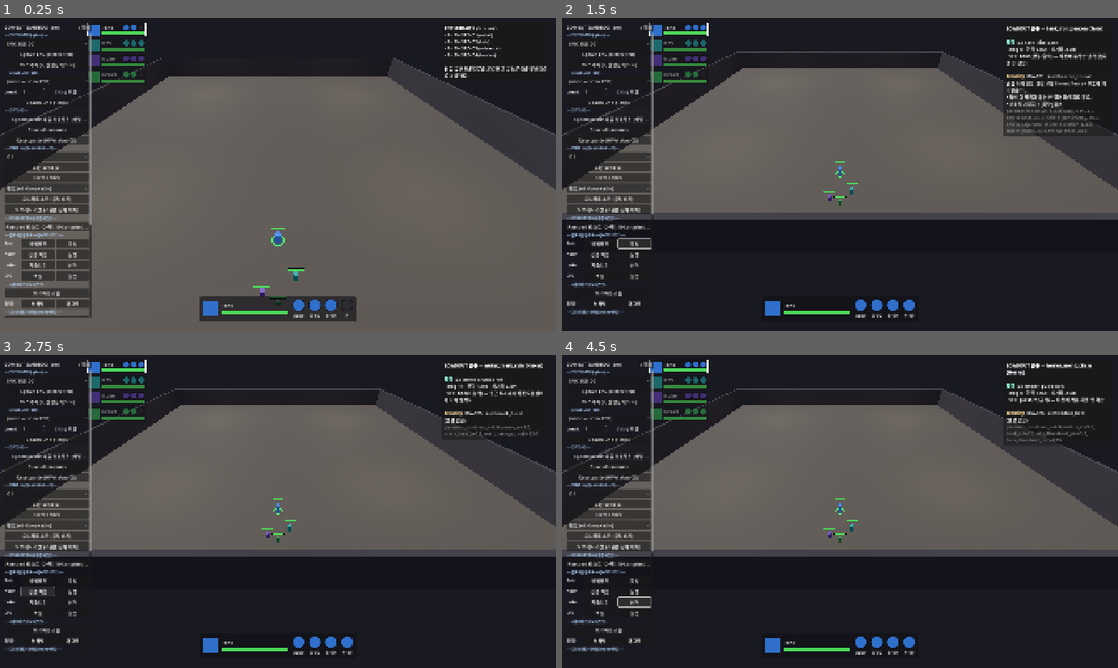
Above: before the commit, frames 1-4 (two rows, left to right).
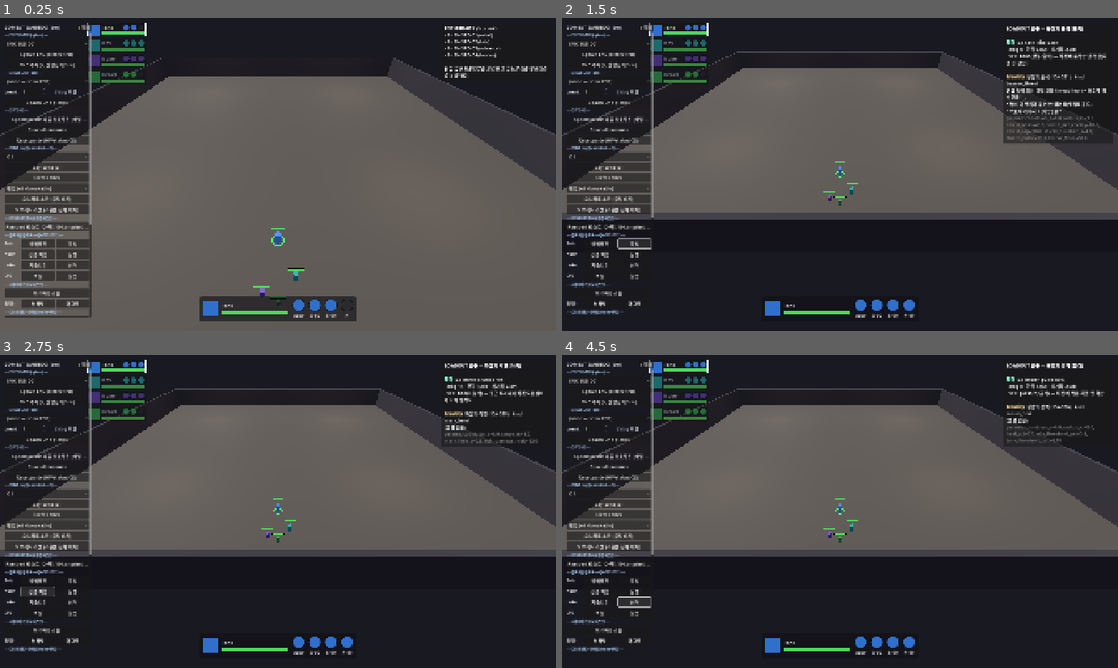
Above: after the commit, the same moments.

Repository: haepari1019/project_tdc_game
Game: Godot game, scene res://scenes/dev/combat_sandbox.tscn
Same seed, same stepped clock (60 frames per second), same inputs: the game is played once before the commit and once after it. This scene is started directly instead of the project's main scene.
Inputs:
- Up to frame 1 (0.25 s): no input
- Up to frame 2 (1.5 s): click "방벽충전" at 0.5 s; click "표식" at 1.25 s
- Up to frame 3 (2.75 s): click "집중·처형" at 2 s
- Up to frame 4 (4.5 s): click "잠행" at 2.75 s; click "지속치유" at 3.5 s; click "성역" at 4.25 s

The runs differ from the first frame. In frame 2, 1.5% of the frame differs, in the area x 15-98%, y 2-64%; in frame 3, 0.6%; in frame 4, 1.1%.

Commit message:
fix(march)+i18n: 진격 캡스톤 순서 교정 · 정체성/기어 표시명 한글 통일 (DRIFT-141/142)
① 「진격」 캡스톤 — 넉백 → 그 자리에서 속박 (DRIFT-141 후속)
   사용자: "밀림 2타에 속박발현까진 좋은데 그때도 밀림효과는 유지하자,
   즉 밀린 후 밀린 자리에서 속박."
   속박을 먼저 걸면 "붙잡혔으니 안 밀린다"로 읽혀 진격이라는 축이 죽는다.
   적 넉백은 kb_vel 채널이라 Rooted와 독립이므로 순서만 맞추면 둘 다 성립.
   같은 교훈이 enemy_ai(AB-102 뭉치기+속박)에 이미 주석으로 있었다.
   「밀림」은 캡스톤에서 소모 — 유지하면 밀 때마다 재속박 = 영구 CC.

② 표시명 한글 통일 (DRIFT-142)
   정체성 한글명은 display_names.json에 이미 있었고, 그 레이어를 안 쓰던
   화면들이 문제였다.
   - gear.json display_name 27종 한글화 (Ward 접두 생략 · Magitech는 「마총」
     유지 · armory 세트는 (B)/(C) 등급 표기 유지)
   - 샌드박스 4지점(GEAR/Identity 드롭다운 · LOADOUT 검증 · 결속 픽스처
     상태줄)을 get_identity_display/get_role_label로 교체
   - ID·슬러그는 원문 유지(grep 대상·세이브 키). 검증 패널은 한글명(ID) 병기,
     print() 디버그 로그는 콘솔이라 그대로.

전파: ①은 DRIFT-141에 흡수(PENDING-PROP 유지) · ②는 표시 레이어라 전파 없음.
ci_smoke.sh 11/11 PASS.

Co-Authored-By: Claude Opus 5 (1M context) <noreply@anthropic.com>

Diff:
--- a/data/slice01/gear.json
+++ b/data/slice01/gear.json
@@ -1,5 +1,5 @@
 {
-  "_note": "Identity Gear masters (아키타입). SSOT: spec GEAR-CO …(340 unchanged characters)… sk. ref: docs/design/gear_roll_table.md.",
+  "_note": "Identity Gear masters (아키타입). SSOT: spec GEAR-CO …(340 unchanged characters)… sk. ref: docs/design/gear_roll_table.md. **표시명은 한글**(2026-08-13) — 서브 스킬(skillbooks.json)·정체성(display_names.json)과 통일. base_gear_id 등 ID는 원문 유지(grep 대상).",
   "gear": [
     {
       "base_gear_id": "gear_ward_tank_anchor_bulwark",
@@ -10,7 +10,7 @@
       "bundled_identity_skill_id": "tank_anchor_guard",
       "basic_attack_profile_id": "ba_tank_shield_tap",
       "range_band": "Melee",
-      "display_name": "Ward Anchor Bulwark",
+      "display_name": "닻벽 대방패",
       "unlock_state": "Owned",
       "starter": true
     },
@@ -23,7 +23,7 @@
       "bundled_identity_skill_id": "dps_press_line",
       "basic_attack_profile_id": "ba_dps_arc_bolt",
       "range_band": "Mid",
-      "display_name": "Ward Press Rod",
+      "display_name": "압도의 지팡이",
       "unlock_state": "Owned",
       "starter": true
     },
@@ -36,7 +36,7 @@
       "bundled_identity_skill_id": "nuker_mark_ruin",
       "basic_attack_profile_id": "ba_nuker_shard_shot",
       "range_band": "Mid",
-      "display_name": "Ward Ruin Sight",
+      "display_name": "파멸 조준경",
       "unlock_state": "Owned",
       "starter": true
     },
@@ -49,7 +49,7 @@
       "bundled_identity_skill_id": "healer_mend_circle",
       "basic_attack_profile_id": "ba_healer_pulse_bolt",
       "range_band": "Long",
-      "display_name": "Ward Mend Lantern",
+      "display_name": "치유의 등불",
       "unlock_state": "Owned",
       "starter": true
     },
@@ -62,7 +62,7 @@
       "bundled_identity_skill_id": "tank_iron_beacon",
       "basic_attack_profile_id": "ba_tank_kite_bash",
       "range_band": "Melee",
-      "display_name": "Ward Kite Shield",
+      "display_name": "연꼬리 방패",
       "unlock_state": "Owned",
       "starter": false,
       "basic_damage": 6,
@@ -78,7 +78,7 @@
       "bundled_identity_skill_id": "tank_iron_beacon",
       "basic_attack_profile_id": "ba_tank_hook_tug",
       "range_band": "Melee",
-      "display_name": "Ward Beacon Hook",
+      "display_name": "봉화 갈고리",
       "unlock_state": "Owned",
       "starter": false,
       "basic_damage": 7,
@@ -94,7 +94,7 @@
       "bundled_identity_skill_id": "tank_bulwark_march",
       "basic_attack_profile_id": "ba_tank_march_stomp",
       "range_band": "Melee",
-      "display_name": "Ward March Plate",
+      "display_name": "진군 판갑",
       "unlock_state": "Owned",
       "starter": false,
       "basic_damage": 6,
@@ -110,7 +110,7 @@
       "bundled_identity_skill_id": "tank_anchor_guard",
       "basic_attack_profile_id": "ba_tank_line_jab",
       "range_band": "Melee",
-      "display_name": "Ward Rampart Wall",
+      "display_name": "성벽 방패",
       "unlock_state": "Owned",
       "starter": false,
       "basic_damage": 8,
@@ -126,7 +126,7 @@
       "bundled_identity_skill_id": "tank_sentinel_form",
       "basic_attack_profile_id": "ba_tank_aegis_ram",
       "range_band": "Melee",
-      "display_name": "Ward Sentinel Aegis",
+      "display_name": "파수의 이지스",
       "unlock_state": "Owned",
       "starter": false,
       "basic_damage": 6,
@@ -142,7 +142,7 @@
       "bundled_identity_skill_id": "dps_arc_weave",
       "basic_attack_profile_id": "ba_dps_weave_lance",
       "range_band": "Long",
-      "display_name": "Ward Weave Staff",
+      "display_name": "직조 장창",
       "unlock_state": "Owned",
       "starter": false,
       "basic_damage": 12,
@@ -158,7 +158,7 @@
       "bundled_identity_skill_id": "dps_arc_weave",
       "basic_attack_profile_id": "ba_dps_needle_prick",
       "range_band": "Long",
-      "display_name": "Ward Rift Needle",
+      "display_name": "균열 침",
       "unlock_state": "Owned",
       "starter": false,
       "basic_damage": 9,
@@ -174,7 +174,7 @@
       "bundled_identity_skill_id": "dps_press_line",
       "basic_attack_profile_id": "ba_dps_ember_snap",
       "range_band": "Mid",
-      "display_name": "Ward Ember Wand",
+      "display_name": "잔불 마술봉",
       "unlock_state": "Owned",
       "starter": false,
       "basic_damage": 14,
@@ -190,7 +190,7 @@
       "bundled_identity_skill_id": "dps_press_line",
       "basic_attack_profile_id": "ba_dps_brand_sweep",
       "range_band": "Mid",
-      "display_name": "Ward Brand Foci",
+      "display_name": "낙인 초점석",
       "unlock_state": "Owned",
       "starter": false,
       "basic_damage": 13,
@@ -206,7 +206,7 @@
       "bundled_identity_skill_id": "dps_arc_weave",
       "basic_attack_profile_id": "ba_dps_ripple_pulse",
       "range_band": "Mid",
-      "display_name": "Ward Tide Censer",
+      "display_name": "조수 향로",
       "unlock_state": "Owned",
       "starter": false,
       "basic_damage": 10,
@@ -222,7 +222,7 @@
       "bundled_identity_skill_id": "nuker_mark_ruin",
       "basic_attack_profile_id": "ba_nuker_scout_pop",
       "range_band": "Long",
-      "display_name": "Ward Scout Frame",
+      "display_name": "정찰 조준대",
       "unlock_state": "Owned",
       "starter": false,
       "basic_damage": 7,
@@ -238,7 +238,7 @@
       "bundled_identity_skill_id": "nuker_flank_collapse",
       "basic_attack_profile_id": "ba_nuker_bayonet_jab",
       "range_band": "Melee",
-      "display_name": "Ward Flank Knife",
+      "display_name": "측면 단검",
       "unlock_state": "Owned",
       "starter": false,
       "basic_damage": 16,
@@ -254,7 +254,7 @@
       "bundled_identity_skill_id": "nuker_mark_ruin",
       "basic_attack_profile_id": "ba_nuker_hex_chip",
       "range_band": "Mid",
-      "display_name": "Ward Hex Scope",
+      "display_name": "주술 조준경",
       "unlock_state": "Owned",
       "starter": false,
       "basic_damage": 11,
@@ -270,7 +270,7 @@
       "bundled_identity_skill_id": "nuker_mark_ruin",
       "basic_attack_profile_id": "ba_mag_coil_snap",
       "range_band": "Long",
-      "display_name": "Magitech Coil Rifle",
+      "display_name": "마총 코일 라이플",
       "unlock_state": "Owned",
       "starter": false,
       "basic_damage": 13,
@@ -286,7 +286,7 @@
       "bundled_identity_skill_id": "nuker_mark_ruin",
       "basic_attack_profile_id": "ba_mag_volt_needle",
       "range_band": "Mid",
-      "display_name": "Magitech Volt Lance",
+      "display_name": "마총 전압 창",
       "unlock_state": "Owned",
       "starter": false,
       "basic_damage": 12,
@@ -302,7 +302,7 @@
       "bundled_identity_skill_id": "healer_ward_pulse",
       "basic_attack_profile_id": "gaux_healer_ward_echo",
       "range_band": "Mid",
-      "display_name": "Ward Sigil",
+      "display_name": "수호 인장",
       "unlock_state": "Owned",
       "starter": false,
       "basic_damage": 5,
@@ -318,7 +318,7 @@
       "bundled_identity_skill_id": "healer_mend_circle",
       "basic_attack_profile_id": "gaux_healer_beacon_glimmer",
       "range_band": "Long",
-      "display_name": "Ward Beacon Lantern",
+      "display_name": "봉화 등불",
       "unlock_state": "Owned",
       "starter": false,
       "basic_damage": 5,
@@ -334,7 +334,7 @@
       "bundled_identity_skill_id": "tank_iron_beacon",
       "basic_attack_profile_id": "ba_tank_kite_bash",
       "range_band": "Melee",
-      "display_name": "Iron Bulwark Set (B)",
+      "display_name": "강철 보루 세트 (B)",
       "unlock_state": "Purchasable",
       "starter": false,
       "basic_damage": 9,
@@ -350,7 +350,7 @@
       "bundled_identity_skill_id": "dps_arc_weave",
       "basic_attack_profile_id": "ba_dps_weave_lance",
       "range_band": "Long",
-      "display_name": "Weave Set (B)",
+      "display_name": "직조 세트 (B)",
       "unlock_state": "Purchasable",
       "starter": false,
       "basic_damage": 18,
@@ -366,7 +366,7 @@
       "bundled_identity_skill_id": "healer_ward_pulse",
       "basic_attack_profile_id": "gaux_healer_ward_echo",
       "range_band": "Mid",
-      "display_name": "Ward Set (B)",
+      "display_name": "수호 세트 (B)",
       "unlock_state": "Purchasable",
       "starter": false,
       "basic_damage": 7,
@@ -382,7 +382,7 @@
       "bundled_identity_skill_id": "tank_bulwark_march",
       "basic_attack_profile_id": "ba_tank_march_stomp",
       "range_band": "Melee",
-      "display_name": "March Set (C)",
+      "display_name": "진군 세트 (C)",
       "unlock_state": "Purchasable",
       "starter": false,
       "basic_damage": 10,
@@ -398,7 +398,7 @@
       "bundled_identity_skill_id": "dps_press_line",
       "basic_attack_profile_id": "ba_dps_brand_sweep",
       "range_band": "Mid",
-      "display_name": "Guardbreak Set (C)",
+      "display_name": "파방 세트 (C)",
       "unlock_state": "Purchasable",
       "starter": false,
       "basic_damage": 20,
@@ -414,7 +414,7 @@
       "bundled_identity_skill_id": "healer_mend_circle",
       "basic_attack_profile_id": "gaux_healer_beacon_glimmer",
       "range_band": "Long",
-      "display_name": "Beacon Set (C)",
+      "display_name": "봉화 세트 (C)",
       "unlock_state": "Purchasable",
       "starter": false,
       "basic_damage": 8,
--- a/scripts/combat/abilities/ability_dispatch.gd
+++ b/scripts/combat/abilities/ability_dispatch.gd
@@ -362,8 +362,15 @@
 		dir.y = 0.0
 		if dir.length() < 0.05:
 			dir = Vector3.FORWARD
-		if e.has_method("is_shoved") and e.is_shoved():
-			# 캡스톤 — 이미 무너진 자세에 한 번 더. 넘어뜨려 붙잡고 「밀림」은 소모한다.
+		# **밀어내기가 먼저**다. 2타째(캡스톤)에도 밀림은 그대로 일어나고, **밀려난 그 자리에서** 속박이
+		# 걸린다(사용자, 2026-08-13) — 속박부터 걸면 "붙잡혔으니 안 밀린다"로 읽혀 진격이라는 축이 죽는다.
+		# 넉백은 kb_vel 채널이라 Rooted(이동 배수 0)와 독립적으로 굴러간다 → 순서만 맞추면 둘 다 성립.
+		var capstone: bool = e.has_method("is_shoved") and e.is_shoved()
+		if e.has_method("apply_knockback"):
+			e.apply_knockback(dir.normalized(), float(mc["shove_m"]))
+		if capstone:
+			# 캡스톤 — 이미 무너진 자세에 한 번 더. 밀어낸 뒤 그 자리에 붙잡고 「밀림」은 소모한다
+			# (소모 안 하면 밀 때마다 재속박 = 영구 CC).
 			if e.has_method("apply_outcome"):
 				e.apply_outcome("Rooted", float(mc["root_s"]))
 			if e.has_method("clear_shove"):
@@ -372,8 +379,6 @@
 				e.popup_status("넘어짐", Color(1.0, 0.8, 0.35))
 		elif e.has_method("apply_shove"):
 			e.apply_shove(float(mc["window_s"]))
-		if e.has_method("apply_knockback"):
-			e.apply_knockback(dir.normalized(), float(mc["shove_m"]))
 
 
 ## Sentinel Form 「응보」 — 태세 중 받아 낸 피해가 `_retribution`에 쌓여 있다. 링크 서브를 쓰면 그 누적을
--- a/scripts/dev/combat_sandbox.gd
+++ b/scripts/dev/combat_sandbox.gd
@@ -470,7 +470,8 @@
 	_gear_dd.set_item_metadata(0, "")
 	for row in Slice01Data.get_gear_rows():
 		var cls := String((row.get("equip_classes", ["?"]) as Array)[0])
-		_gear_dd.add_item("%s [%s] → %s" % [row.get("display_name", "?"), cls, row.get("bundled_identity_skill_id", "?")])
+		_gear_dd.add_item("%s [%s] → %s" % [row.get("display_name", "?"), Slice01Data.get_role_label(cls),
+			Slice01Data.get_identity_display(String(row.get("bundled_identity_skill_id", "")))])
 		_gear_dd.set_item_metadata(_gear_dd.item_count - 1, String(row.get("base_gear_id", "")))
 	_gear_dd.item_selected.connect(_on_gear_changed)
 	box.add_child(_gear_dd)
@@ -498,7 +499,8 @@
 	_identity_dd.add_item("ID: (OFF)")
 	_identity_dd.set_item_metadata(0, "")
 	for row in Slice01Data.get_identity_rows():
-		_identity_dd.add_item("ID: %s (%s)" % [row.get("identity_skill_id", "?"), row.get("ability_id", "?")])
+		_identity_dd.add_item("ID: %s (%s)" % [Slice01Data.get_identity_display(String(row.get("identity_skill_id", ""))),
+			row.get("ability_id", "?")])
 		_identity_dd.set_item_metadata(_identity_dd.item_count - 1, String(row.get("identity_skill_id", "")))
 	_identity_dd.item_selected.connect(_on_identity_changed)
 	box.add_child(_identity_dd)
@@ -852,7 +854,8 @@
 	_refresh_loadout_ui()
 	_show_loadout_verify(member)
 	_status.text = "결속 → %s | %s + Q/E/R %s — %s로 스왑(1-4) 후 Q/E/R (착용 즉시 결속 적용)" % [
-		cfg["label"], member.get("identity_skill_id"), ", ".join(PackedStringArray(subs)), cfg["role"]]
+		cfg["label"], Slice01Data.get_identity_display(String(member.get("identity_skill_id"))),
+		", ".join(PackedStringArray(subs)), Slice01Data.get_role_label(String(cfg["role"]))]
 
 
 var _dummy: Node = null   # 허수아비 참조 (스킬샷 테스트 표적)
@@ -928,7 +931,9 @@
 func _loadout_verify_text(m: CharacterBody3D) -> String:
 	if m == null or not is_instance_valid(m):
 		return "[i]조작 멤버 없음[/i]"
-	var t := "[b]LOADOUT 검증 — %s (%s)[/b]\n" % [m.get("identity_skill_id"), m.get("class_id")]
+	var t := "[b]LOADOUT 검증 — %s (%s)[/b]\n" % [
+		Slice01Data.get_identity_display(String(m.get("identity_skill_id"))),
+		Slice01Data.get_role_label(String(m.get("class_id")))]
 	# 평타
 	t += "\n[color=#9fd][b]평타[/b][/color]  "
 	if not bool(m.get("basic_enabled")):
@@ -953,7 +958,10 @@
 		if kind == "":
 			t += "(없음)\n"
 		else:
-			t += "%s · kind %s\n%s\n" % [m.get("ability_id"), kind, IDENTITY_VERIFY.get(kind, "(설명 없음)")]
+			# 한글 표시명 우선, ID는 병기(grep 대상이라 화면에서 지우지 않는다).
+			t += "%s (%s) · kind %s\n%s\n" % [
+				Slice01Data.get_identity_display(String(m.get("identity_skill_id"))),
+				m.get("ability_id"), kind, IDENTITY_VERIFY.get(kind, "(설명 없음)")]
 			var parts: Array = []
 			for k in p.keys():
 				if String(k) != "kind":
Not shown, changed: docs/SPEC_DRIFT.md
